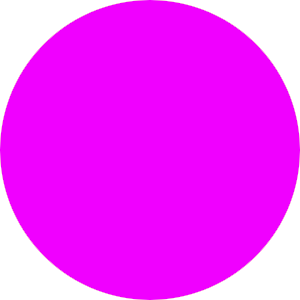
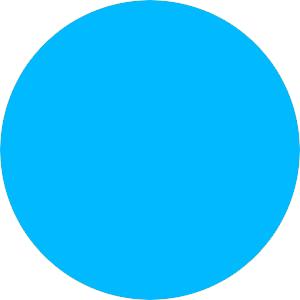
Layer changes from the first (300, 300) image to the second:
showed "Base-Player", painted on it over [0, 0, 300, 300]
hid "Base-Enemy" over [0, 0, 300, 300]
